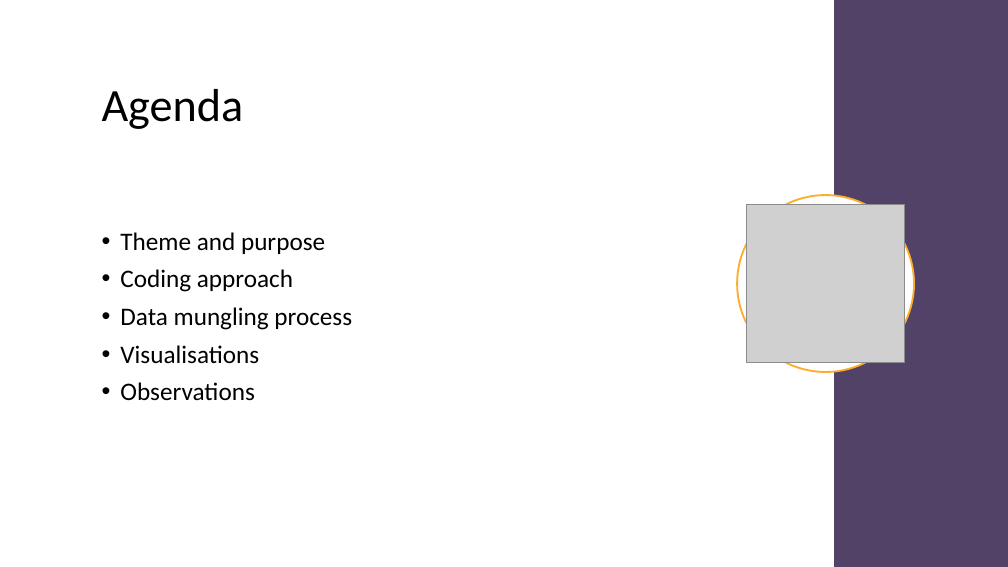
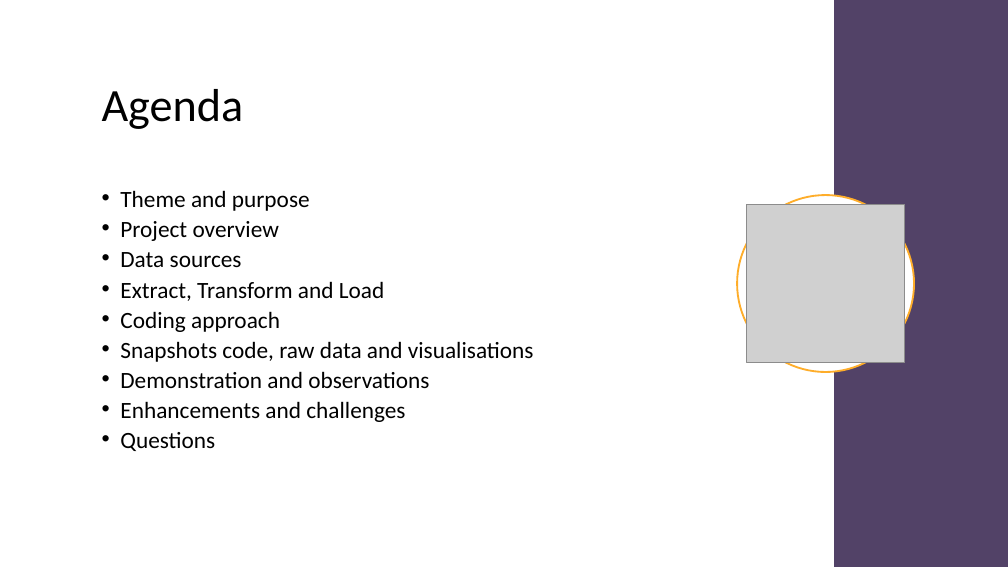
Before and after one commit to dan1ellec/Project-2, a slide deck: slide 2 of Australian Marriage Law Postal Survey 2017.pptx. Drawn at 1008x567 pixels with LibreOffice and Linux fonts; fonts in the diff are those of the drawing; grey boxes stand for pictures. Boxes give left, top, right and bottom in pixels: in the first picture for what was removed or moved away, otherwise in the second. Text is boxed around its words. In the diff, an @@ line names an element or a change of style, - is before the commit and + after.

```diff
--- a/Australian Marriage Law Postal Survey 2017.pptx
+++ b/Australian Marriage Law Postal Survey 2017.pptx
@@ text "Theme and purpose" at [120,190,534,451]: vertical alignment middle to top @@
@@ text at [120,190,310,332]: size 24 to 22.2 pt in "Theme and purpose", "Coding approach"; line spacing 0.9 to 0.7 @@
@@ text at [120,221,384,301]: paragraphs added @@
+• Project overview
+• Data sources
+• Extract, Transform and Load
@@ text at [120,341,534,451]: text changed; size 24 to 22.2 pt @@
-• Data mungling process
-• Visualisations
-• Observations
+• Snapshots code, raw data and visualisations
+• Demonstration and observations
+• Enhancements and challenges
+• Questions
```
Also in this commit, not shown: 9 other slides changed, 9 slides added, 3 slides removed.
